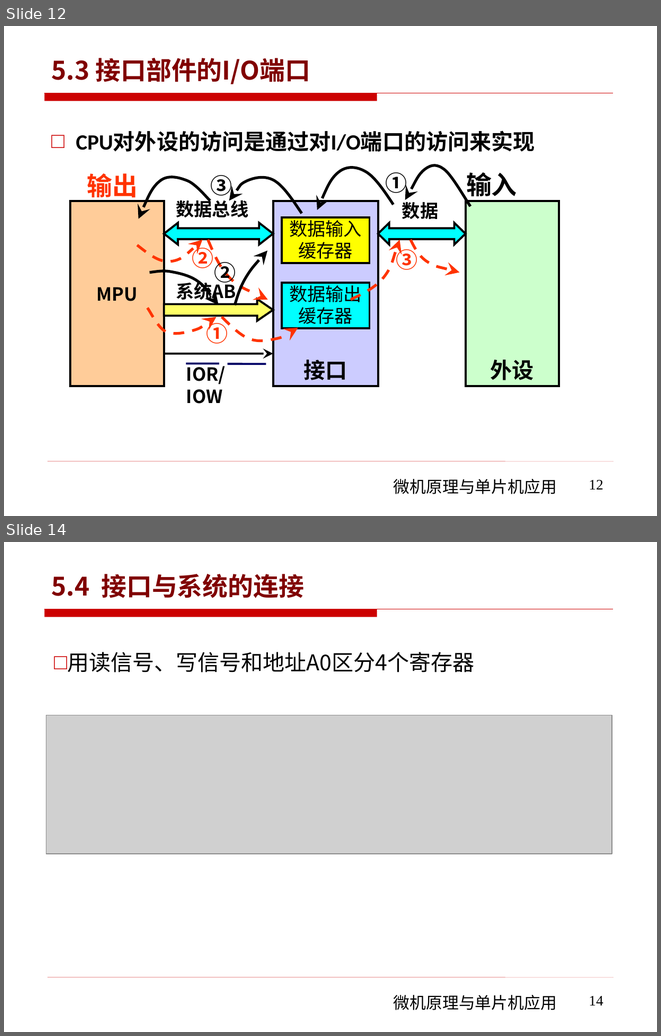
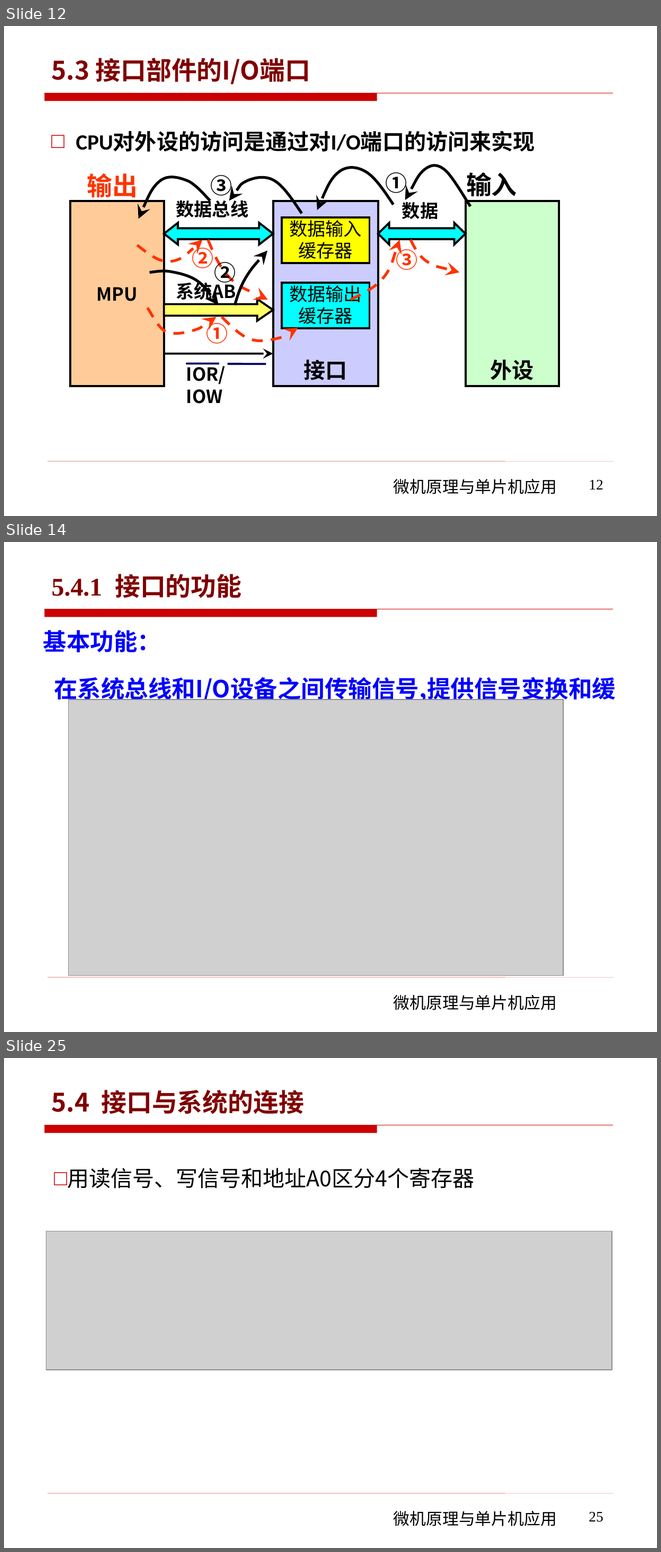
Before and after one commit to rshouc/Microcomputer, a slide deck: PPT/The Principle of Microcomputer/第五章 微机原理（微机和外设的数据传输) .pptx. Shown one above the other, each under a label of ours: slides 12 and 14 before the commit, slides 12, 14 and 25 after it; the slides between them are not shown. The pictures are 661x1036 and 661x1552 pixels, drawn with LibreOffice and Linux fonts; fonts in the diff are those of the drawing; grey boxes stand for pictures; background and template pictures are left out. Boxes give left, top, right and bottom in pixels: in the first picture for what was removed or moved away, otherwise in the second. Text is boxed around its words. In the diff, an @@ line names an element or a change of style, - is before the commit and + after.

```diff
--- a/PPT/The Principle of Microcomputer/第五章 微机原理（微机和外设的数据传输) .pptx
+++ b/PPT/The Principle of Microcomputer/第五章 微机原理（微机和外设的数据传输) .pptx
@@ slide 14 added at [4, 542, 657, 1032], background #FFFFFF; not listed: 3 template elements that a slide beside it also shows @@
@@ title added at [52, 574, 241, 598], 28 pt, text #800000, bold @@
+5.4.1 接口的功能
@@ text added at [43, 630, 616, 703], 26 pt, text #0000FF @@
+基本功能：
+在系统总线和I/O设备之间传输信号,提供信号变换和缓冲作用。
@@ picture added at [68, 699, 563, 976] @@
@@ what was slide 14 is now slide 25 @@
@@ page number at [589, 1512, 603, 1522]: text changed @@
-14
+25
```
Also in this commit, not shown: 2 slides changed, 10 other slides added.
